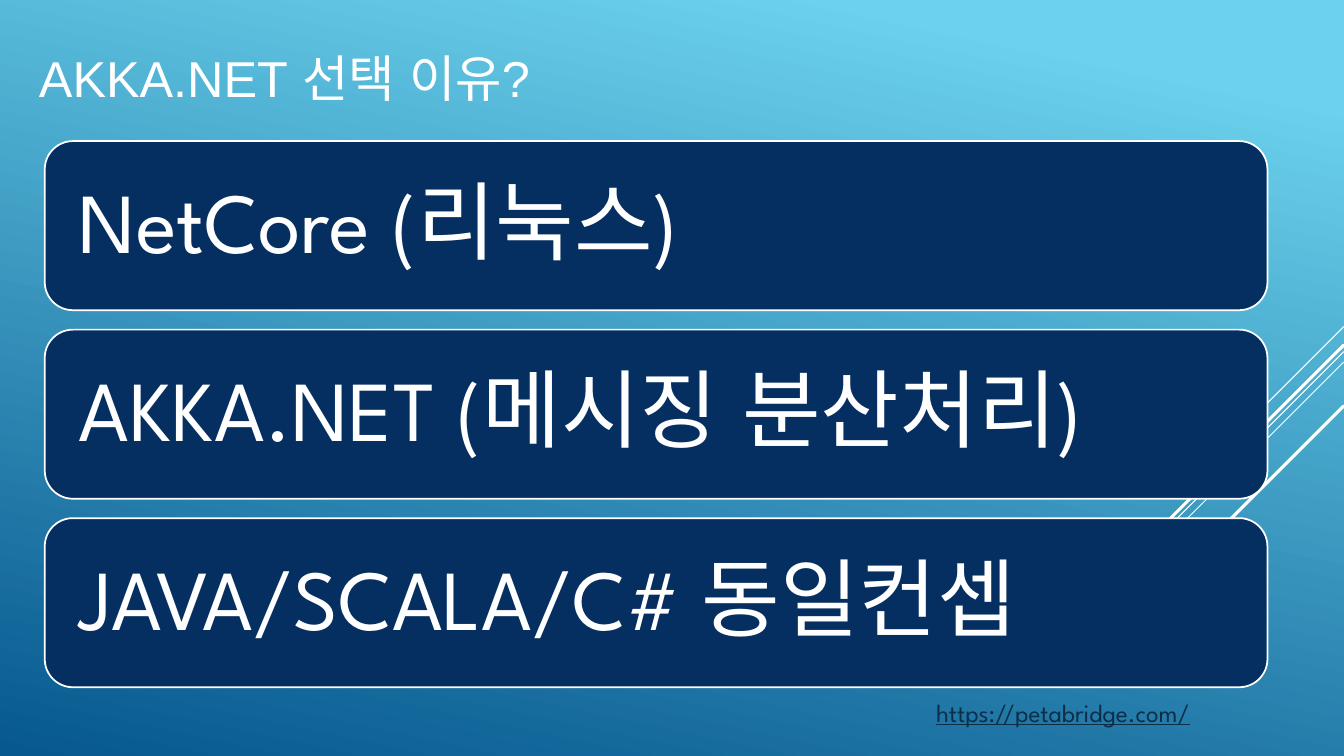
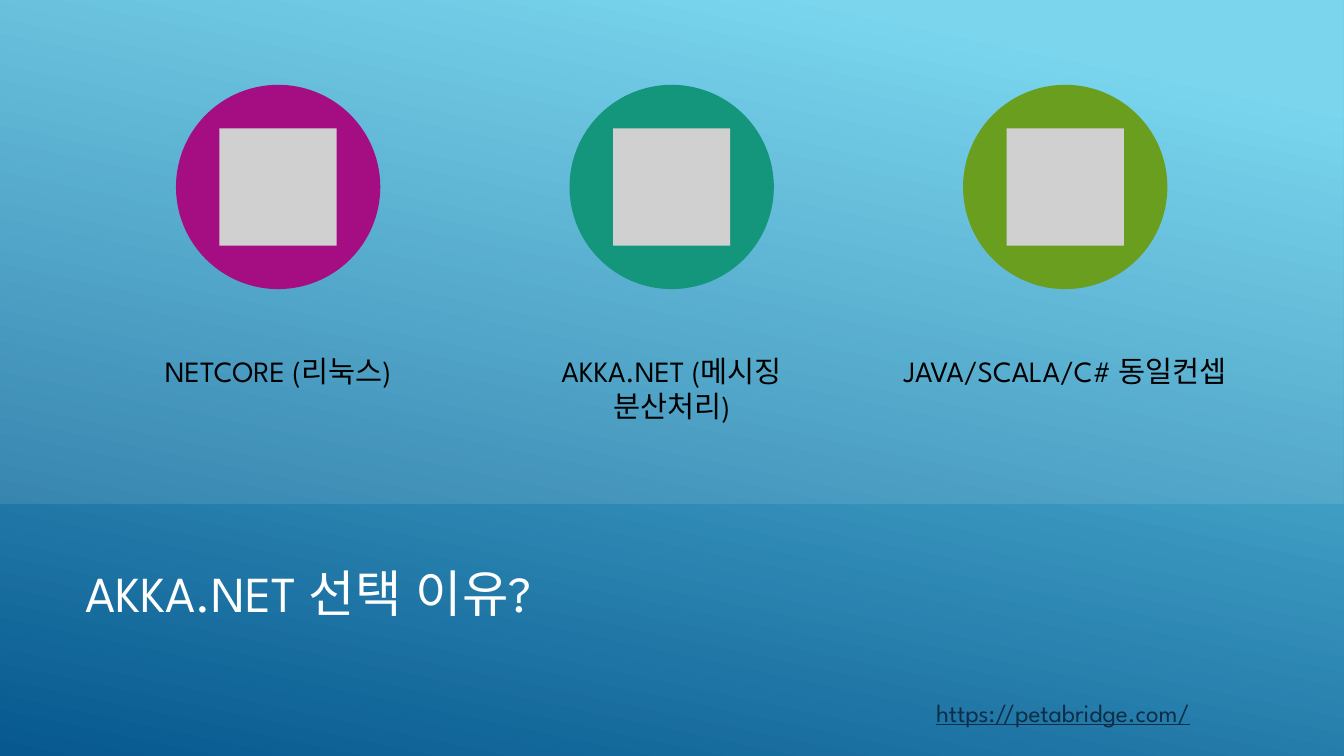
Before and after one commit to psmon/AkkaForNetCore, a slide deck: slide 5 of Doc/AKKA Introduce.pptx. Drawn at 1344x756 pixels with LibreOffice and Linux fonts; fonts in the diff are those of the drawing; grey boxes stand for pictures. Boxes give left, top, right and bottom in pixels: in the first picture for what was removed or moved away, otherwise in the second. Text is boxed around its words. In the diff, an @@ line names an element or a change of style, - is before the commit and + after.

```diff
--- a/Doc/AKKA Introduce.pptx
+++ b/Doc/AKKA Introduce.pptx
@@ background gradient #6ED2EB to #06588E to #FFFFFF @@
@@ rectangle added at [0,0,1344,756], fill gradient #6ED2EB to #06588E @@
@@ snip diag rect added at [0,0,1344,504], fill #FFFFFF at 10% opacity @@
@@ rounded rectangle removed at [44,141,1267,311] @@
@@ group added at [176,85,1168,289]: 3 ellipses, 3 pictures @@
@@ rounded rectangle removed at [44,330,1267,499] @@
@@ text "NETCORE (리눅스)" at [165,357,391,388]: vertical alignment middle to top @@
@@ text at [165,357,391,388]: text changed; size 61 to 21 pt; text colour #FFFFFF to #000000 @@
-NetCore (리눅스)
+NETCORE (리눅스)
@@ text "AKKA.NET (메시징 분산처리)": place and size @@
-text "AKKA.NET (메시징 분산처리)" at [79,370,1082,458]
+text "AKKA.NET (메시징 분산처리)" at [561,357,782,423]
@@ text "AKKA.NET (메시징 분산처리)" at [561,357,782,423]: size 61 to 21 pt, text colour #FFFFFF to #000000; alignment left to centre; line spacing 0.9 to 1; less space between paragraphs; vertical alignment middle to top @@
@@ text "JAVA/SCALA/C# 동일컨셉" at [904,357,1226,385]: size 61 to 21 pt, text colour #FFFFFF to #000000; alignment left to centre; line spacing 0.9 to 1; less space between paragraphs; vertical alignment middle to top @@
@@ text "JAVA/SCALA/C# 동일컨셉": place and size @@
-text "JAVA/SCALA/C# 동일컨셉" at [79,559,1016,639]
+text "JAVA/SCALA/C# 동일컨셉" at [904,357,1226,385]
@@ group removed at [1015,327,1344,681]: 5 lines @@
@@ group added at [1015,327,1344,681]: 5 lines @@
@@ rounded rectangle removed at [44,518,1267,688] @@
@@ title "AKKA.NET 선택 이유?": place and size @@
-title "AKKA.NET 선택 이유?" at [39,55,530,101]
+title "AKKA.NET 선택 이유?" at [86,570,532,616]
@@ title "AKKA.NET 선택 이유?" at [86,570,532,616]: font Arial to League Spartan; vertical alignment bottom to middle @@
```
Also in this commit, not shown: 18 other slides changed, 1 slide added, 1 other file.
